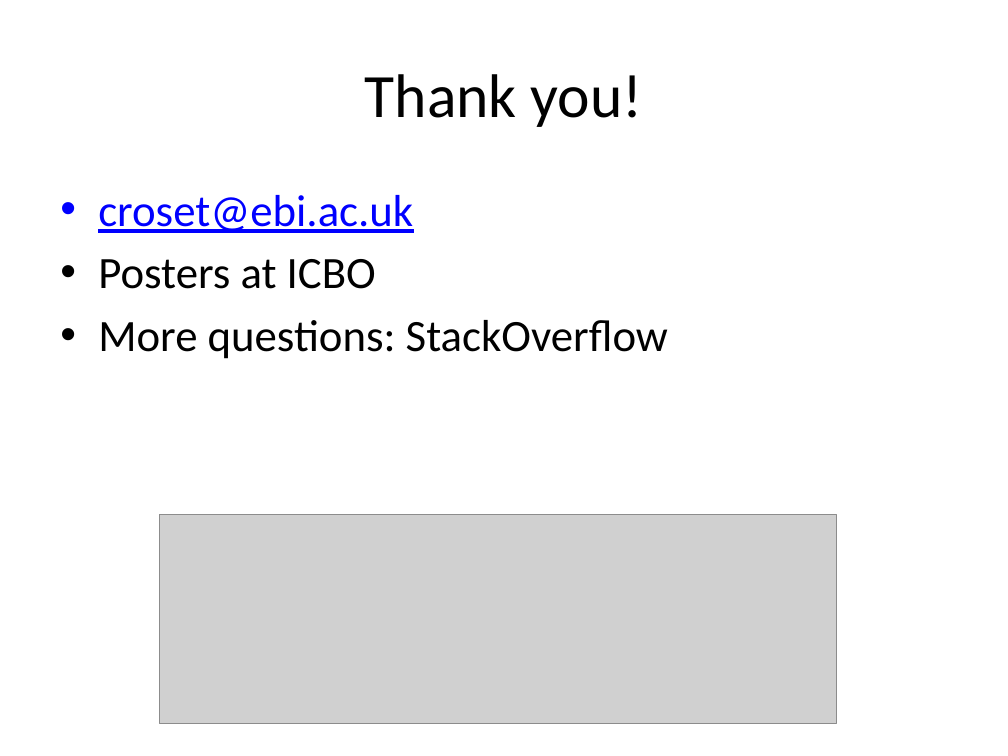
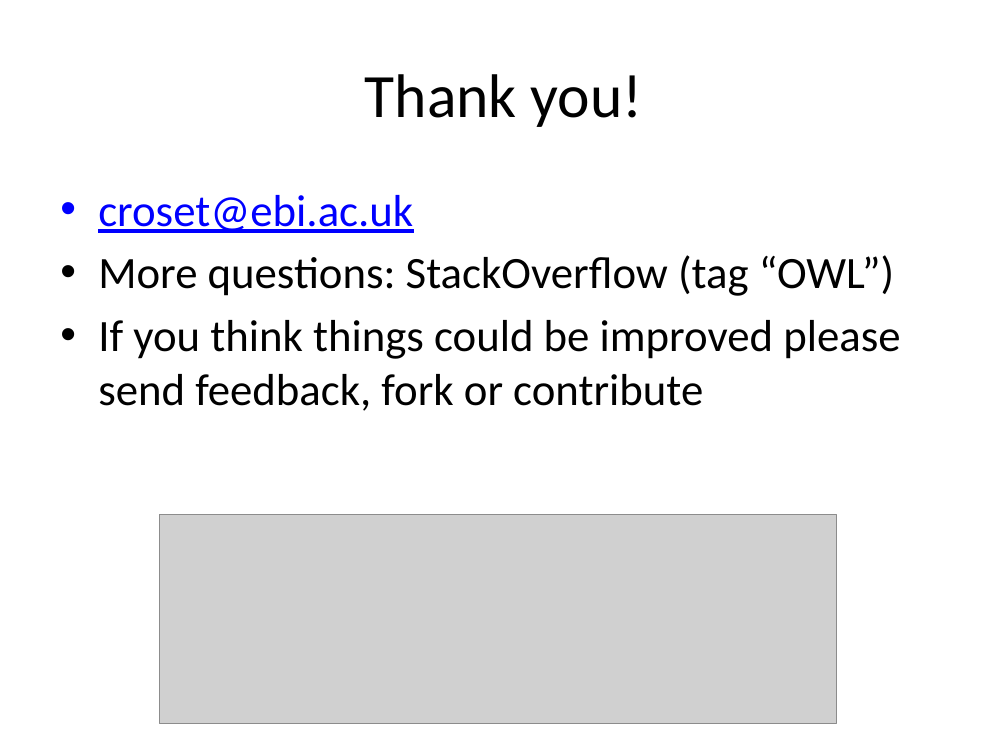
Before and after one commit to loopasam/owl-tutorial-icbo2013, a slide deck: slide 52 of presentation/tutorial_owl_icbo_2013.pptx. Drawn at 1008x756 pixels with LibreOffice and Linux fonts; fonts in the diff are those of the drawing; grey boxes stand for pictures. Boxes give left, top, right and bottom in pixels: in the first picture for what was removed or moved away, otherwise in the second. Text is boxed around its words. In the diff, an @@ line names an element or a change of style, - is before the commit and + after.

```diff
--- a/presentation/tutorial_owl_icbo_2013.pptx
+++ b/presentation/tutorial_owl_icbo_2013.pptx
@@ text at bbox=[98, 255, 900, 411]: text changed @@
-• Posters at ICBO
-• More questions: StackOverflow
+• More questions: StackOverflow (tag “OWL”)
+• If you think things could be improved please send feedback, fork or contribute
```
Also in this commit, not shown: 10 other slides changed, 1 slide added, 1 slide removed, 1 other file.
